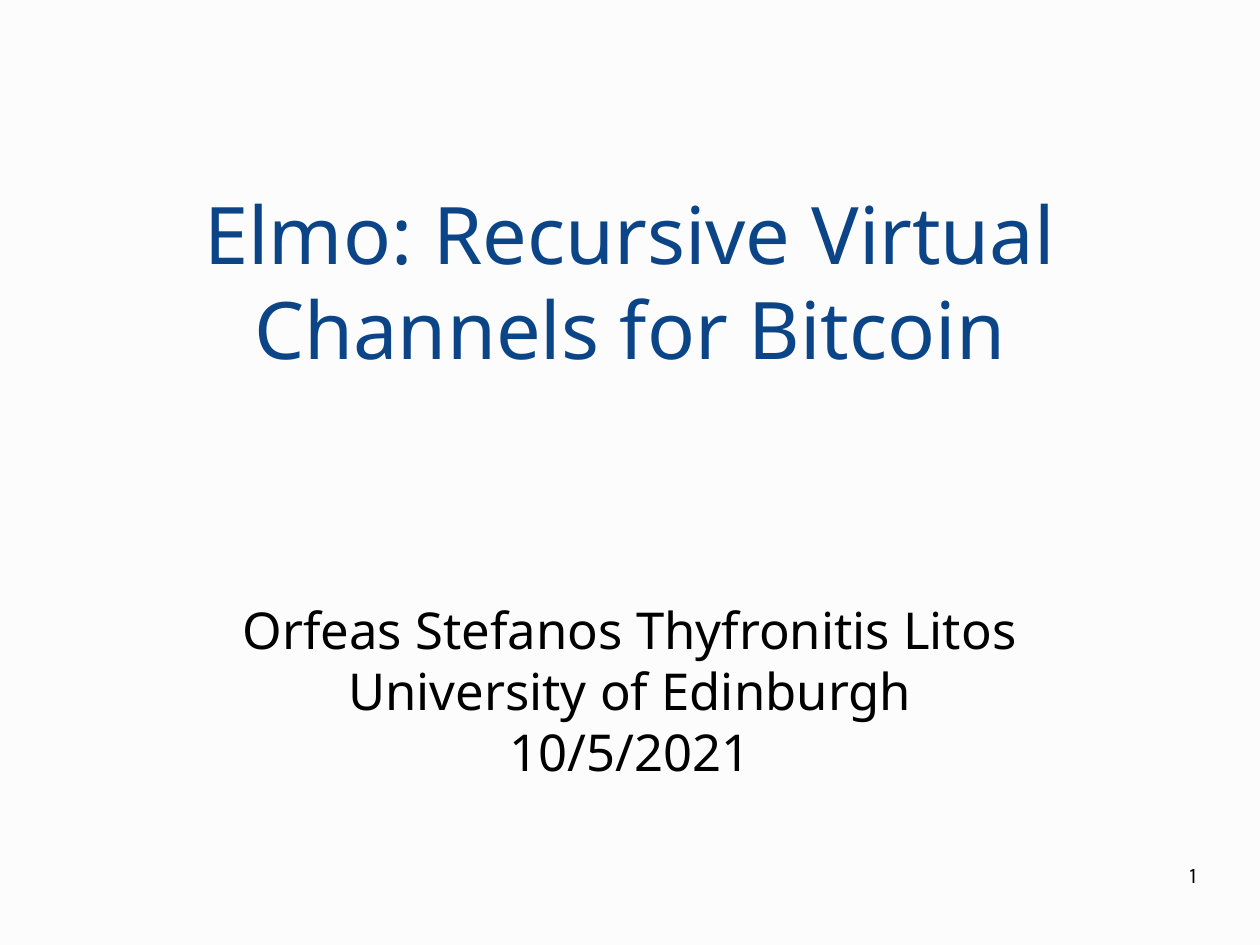
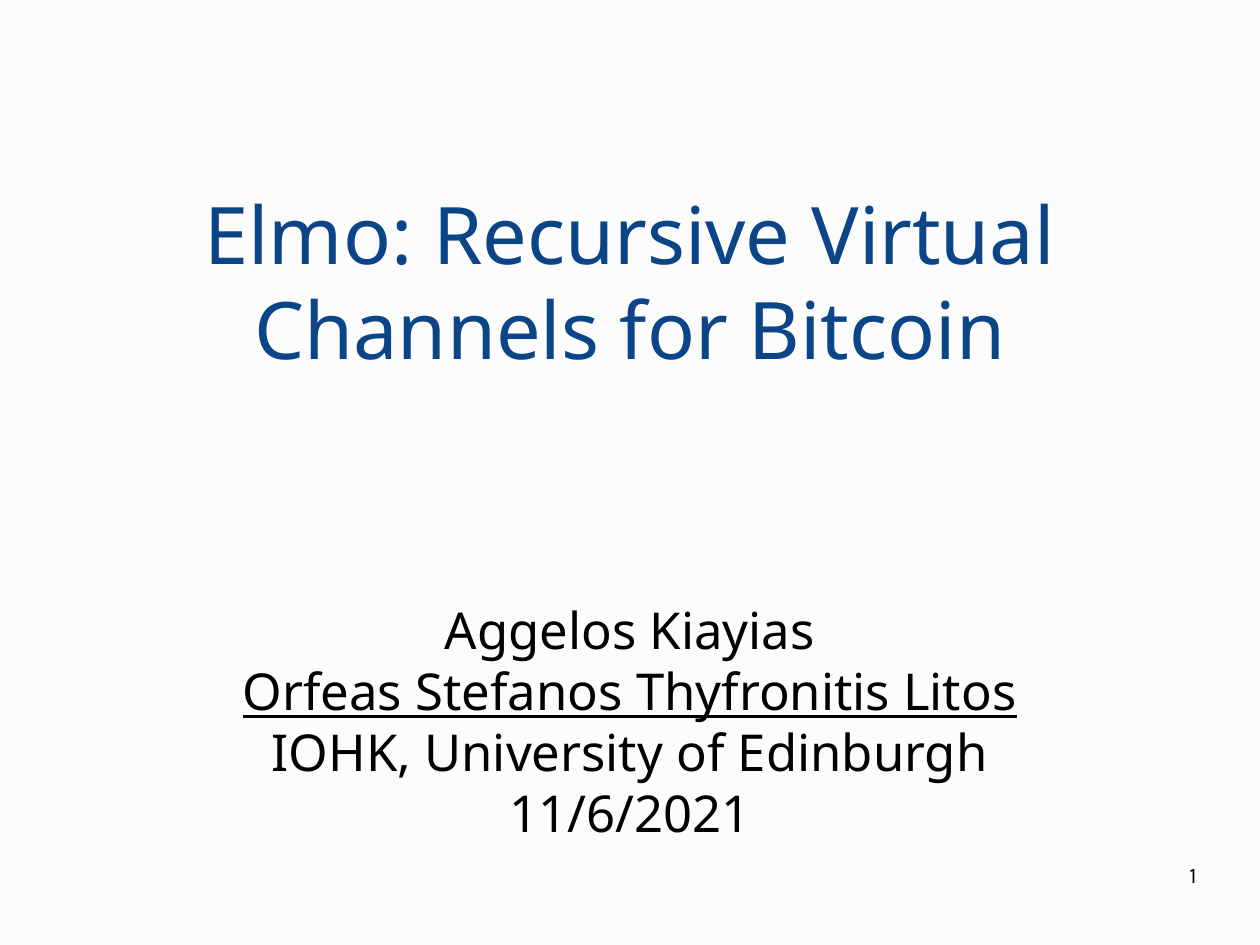
Before and after one commit to OrfeasLitos/virtual-payment-channels, a slide deck: slide 1 of slides/presentation.odp. Drawn at 1260x945 pixels with LibreOffice and Linux fonts; fonts in the diff are those of the drawing. Boxes give left, top, right and bottom in pixels: in the first picture for what was removed or moved away, otherwise in the second. Text is boxed around its words. In the diff, an @@ line names an element or a change of style, - is before the commit and + after.

```diff
--- a/slides/presentation.odp
+++ b/slides/presentation.odp
@@ subtitle at (445, 610, 815, 662): paragraph added @@
+Aggelos Kiayias
@@ subtitle at (243, 671, 1016, 723): underline on in "Orfeas Stefanos Thyfronitis Litos" @@
@@ subtitle at (272, 732, 988, 833): text changed @@
-University of Edinburgh
-10/5/2021
+IOHK, University of Edinburgh
+11/6/2021
```
Also in this commit, not shown: 25 other slides changed, 7 slides added, 1 other file.
